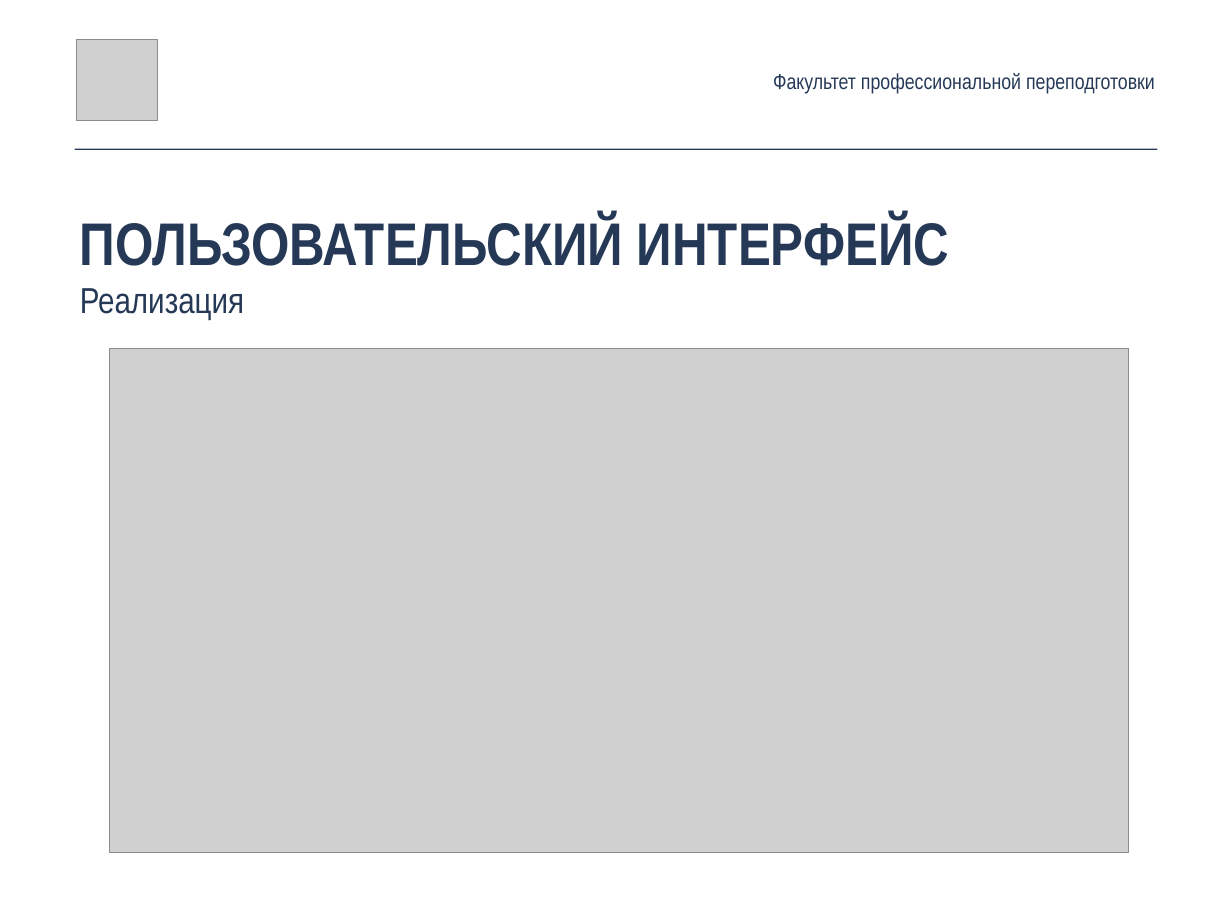
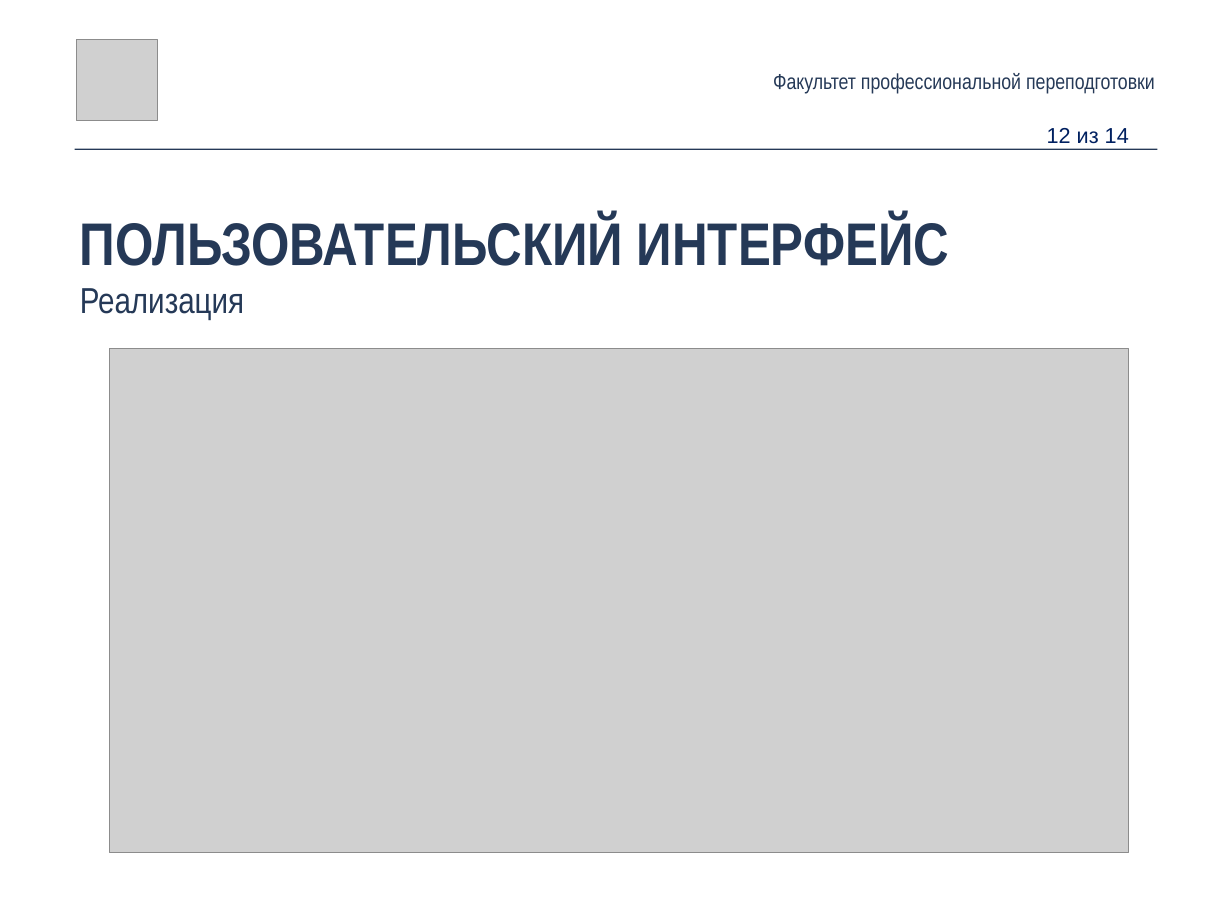
Before and after one commit to catexis/HSE_graduation_project, a slide deck: slide 12 of desing/presentation/pres.pptx (slide 15 before the commit). Drawn at 1232x924 pixels with LibreOffice and Linux fonts; fonts in the diff are those of the drawing; grey boxes stand for pictures. Boxes give left, top, right and bottom in pixels: in the first picture for what was removed or moved away, otherwise in the second. Text is boxed around its words. In the diff, an @@ line names an element or a change of style, - is before the commit and + after.

```diff
--- a/desing/presentation/pres.pptx
+++ b/desing/presentation/pres.pptx
@@ text added at (1047, 128, 1129, 144), 18 pt, text #002060 @@
+12 из 14
```
Also in this commit, not shown: 11 other slides changed, 2 slides added, 4 slides removed, 3 other files.
